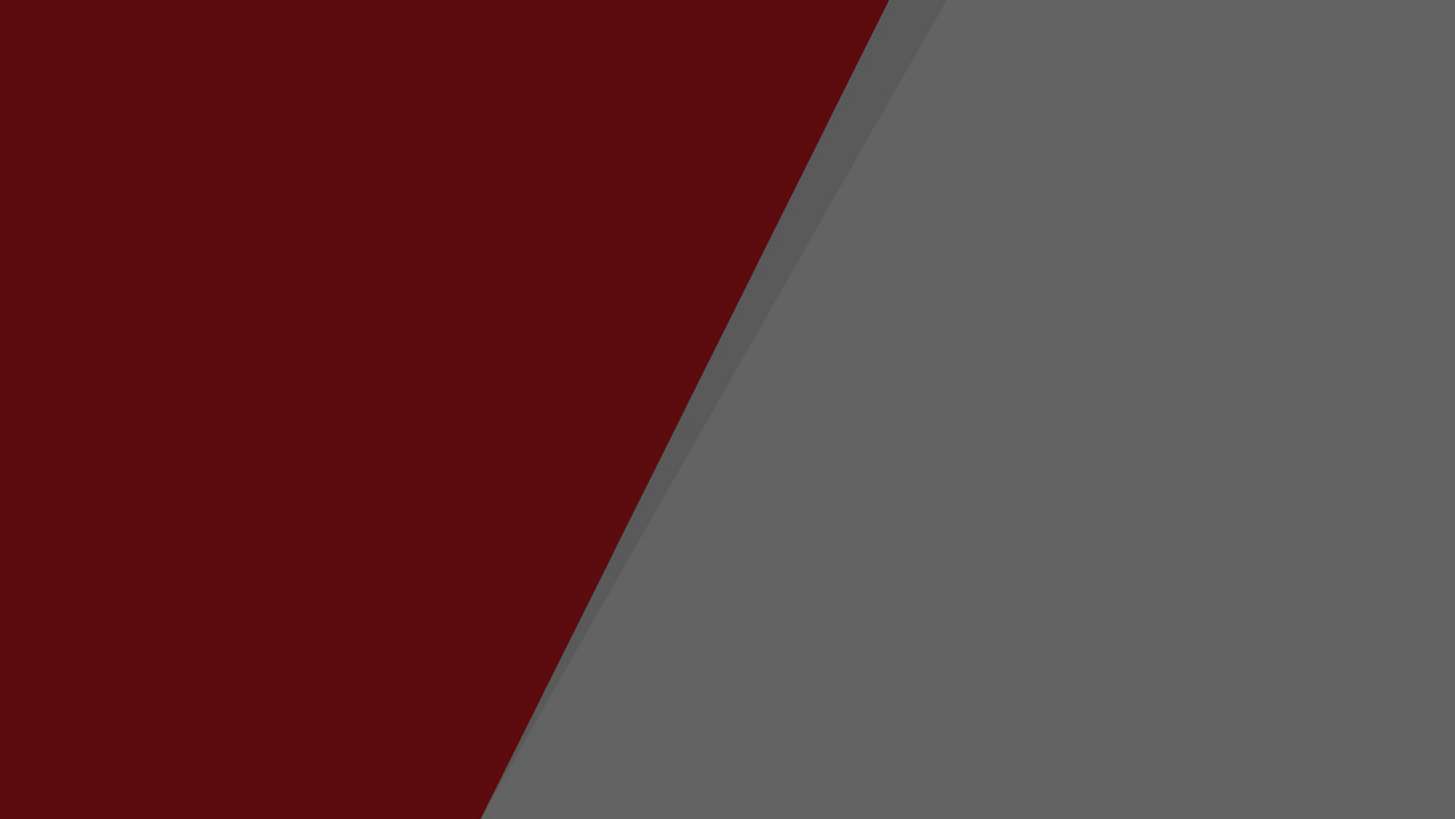
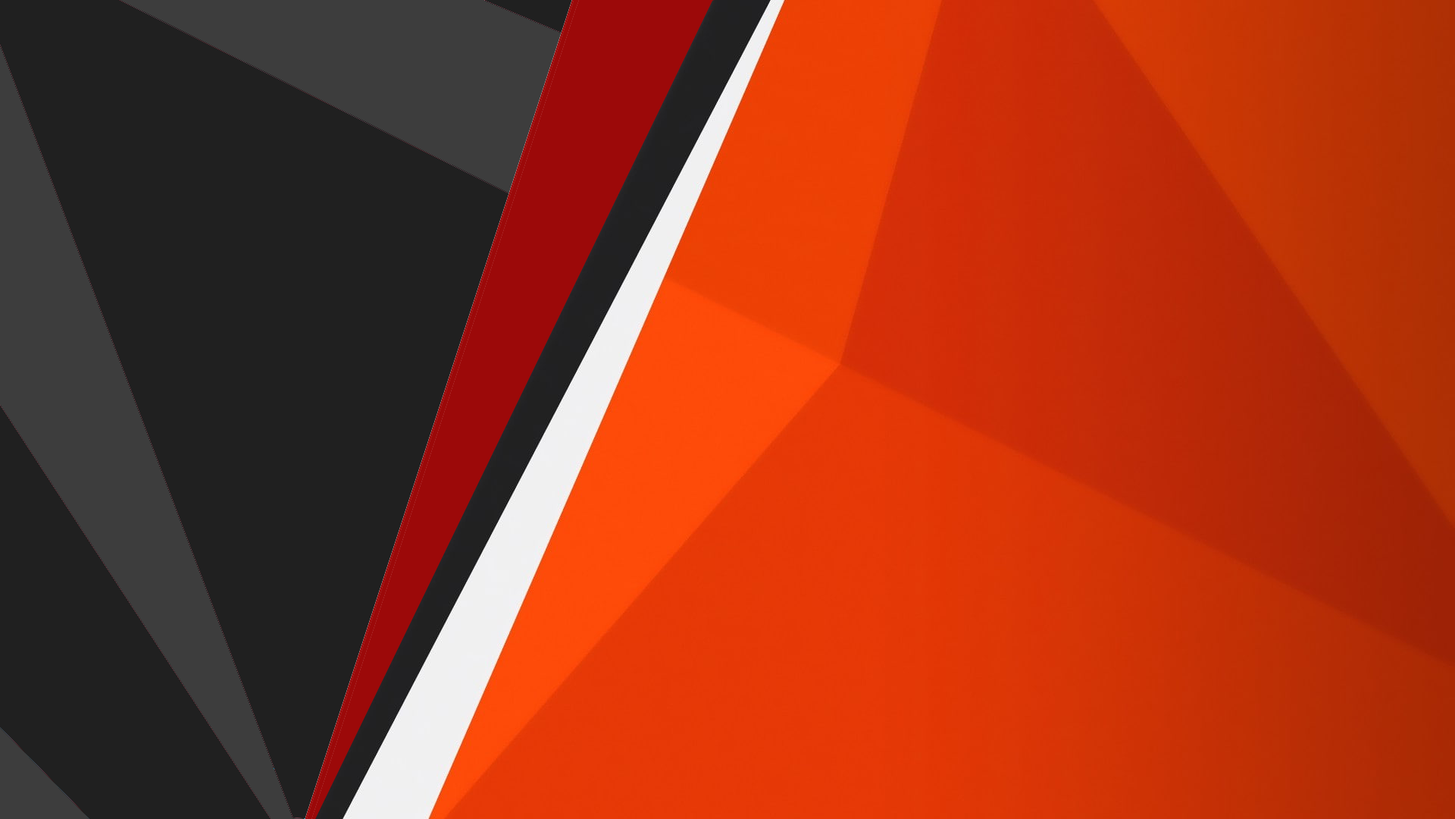
Layered file, before and after one edit (1455px x 819px). Changes by layer:
hid "Camada 1" over (0, 0, 1455, 819)
hid "Camada 2" over (0, 0, 1455, 819)
painted on "Camada 0" over (0, 0, 715, 819)
